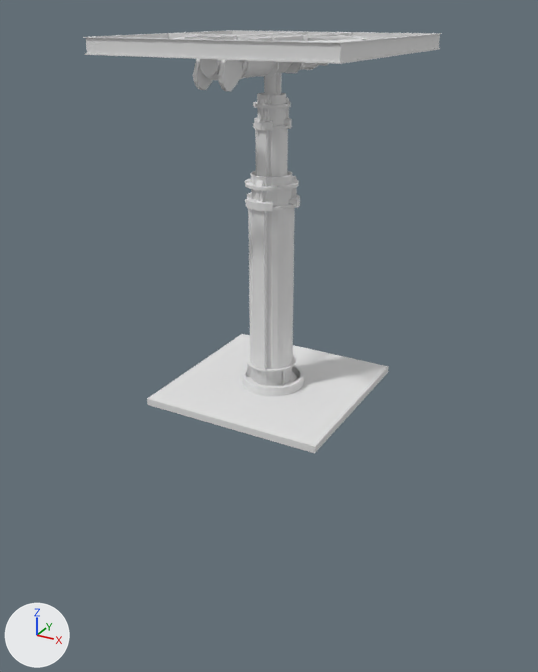
Two versions of the FBX model Code/Blender/MODELS/PlatformModel.fbx, one commit apart.
Camera for both pictures: a 50 mm camera at (2.59, -4.78, 2.86) aimed at (-0.11, 0.13, 0.4). The lights are fixed; the arrows at lower left show +X, +Y and +Z. Where no turn or scale is listed for an object, it has been applied to the vertices. Vertices at the same position are counted once.
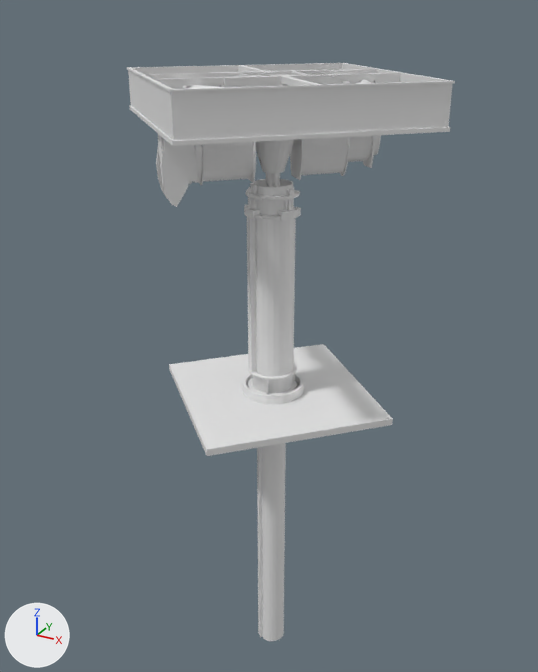
Changed parts and their boxes [x1, y1, x2, y2] in the pictures (538 x 672 px):
'default.004', reshaped, moved, turned, rescaled
    before: [253, 93, 292, 177]
    after: [127, 63, 455, 641]
'Platform', moved, turned
    before: [147, 171, 389, 453]
    after: [169, 179, 393, 456]
'default.005', deleted
    before: [83, 30, 442, 95]
part 1 of me_default_022, added
    after: [158, 134, 164, 165]
part 2 of me_default_022, added
    after: [374, 135, 381, 155]
part 3 of me_default_022, added
    after: [127, 63, 455, 207]
part 4 of me_default_022, recoloured
    before: [253, 93, 292, 177]
    after: [257, 443, 286, 641]

Diff of the bpy script that builds the scene:
```diff
--- a/Code/Blender/MODELS/PlatformModel.fbx.py
+++ b/Code/Blender/MODELS/PlatformModel.fbx.py
@@ mat_default_4719 @@
+mat_default_4719 = principled_material('default.4719')
+mat_default_4719.base_color = (0.8, 0.8, 0.8)  # white #e7e7e7
+mat_default_4719.roughness = 0.553
@@ mat_default_4722 @@
+mat_default_4722 = principled_material('default.4722')
+mat_default_4722.base_color = (0.8, 0.8, 0.8)  # white #e7e7e7
+mat_default_4722.roughness = 0.553
@@ me_default_022 @@
 # used by ob_default_004; parent = ob_platform; location = (0.0, 0.0, 1.207)
-me_default_022.from_pydata(...)  # 569 vertices, 764 faces; spans x -0.087..0.071, y -0.078..0.074, z -1.508..-0.412
+me_default_022.from_pydata(...)  # 2891 vertices, 4782 faces; spans x -0.499..0.501, y -0.499..0.501, z -1.508..-0.196
+# me_default_022 part 1: a new loose piece, a 16-sided cylinder along y spanning x -0.035..0.037, y -0.457..-0.424, z -0.349..-0.254, in mat_default_4719 (white #e7e7e7)
+# me_default_022 part 2: a new loose piece, a 16-sided cylinder along y spanning x -0.035..0.037, y 0.422..0.456, z -0.349..-0.254, in mat_default_4719 (white #e7e7e7)
+# me_default_022 part 3: 2200 vertices added at x -0.499..0.501, y -0.499..0.501, z -1.065..-0.196
+# me_default_022 part 4: 764 faces spanning x -0.087..0.071, y -0.078..0.074, z -1.508..-0.412 switch from mat_default_022 (white #e5e5e5) to mat_default_4722 (white #e7e7e7)
+me_default_022.materials.append(mat_default_4719)  # white #e7e7e7
@@ ob_platform @@
 ob_platform = bpy.data.objects.new('Platform', me_default_024)
-ob_platform.location = (0.0, 0.0, 0.9)
+ob_platform.location = (0.0, 0.0, 0.83)
+ob_platform.rotation_euler = (0.0, 0.0, -0.764)  # degrees (0, 0, -44)
 ob_platform.scale = (1.78, 1.78, 1.78)
@@ ob_default_004 @@
 ob_default_004.parent = ob_platform
-ob_default_004.location = (0.0, 0.0, 1.207)
+ob_default_004.location = (0.0, 0.0, 1.338)
+ob_default_004.scale = (1.0, 1.0, 2.18)
@@ ob_default_005 @@
-ob_default_005 = bpy.data.objects.new('default.005', me_default_023)
-ob_default_005.location = (0.0, 0.0, 3.18)
```
